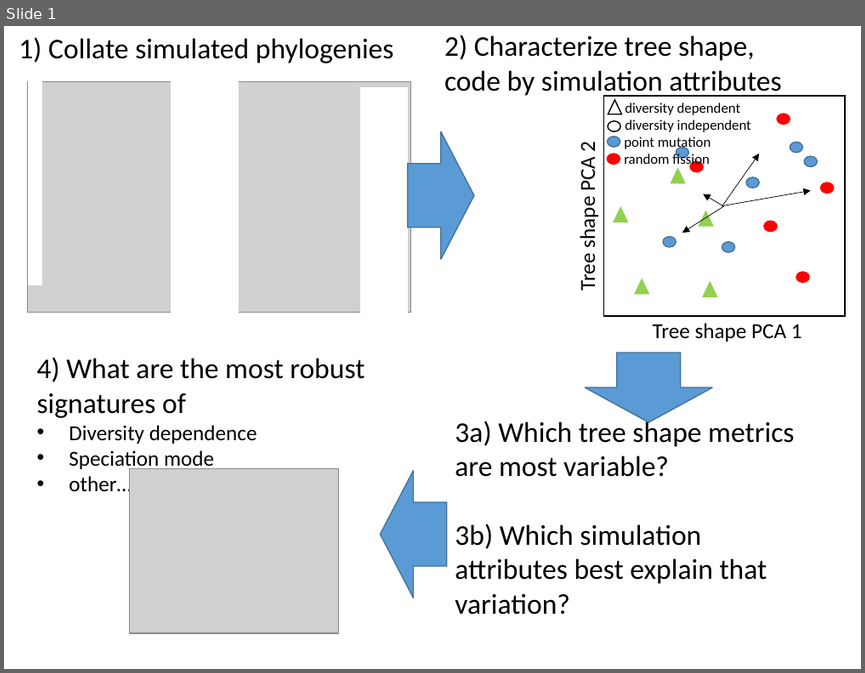
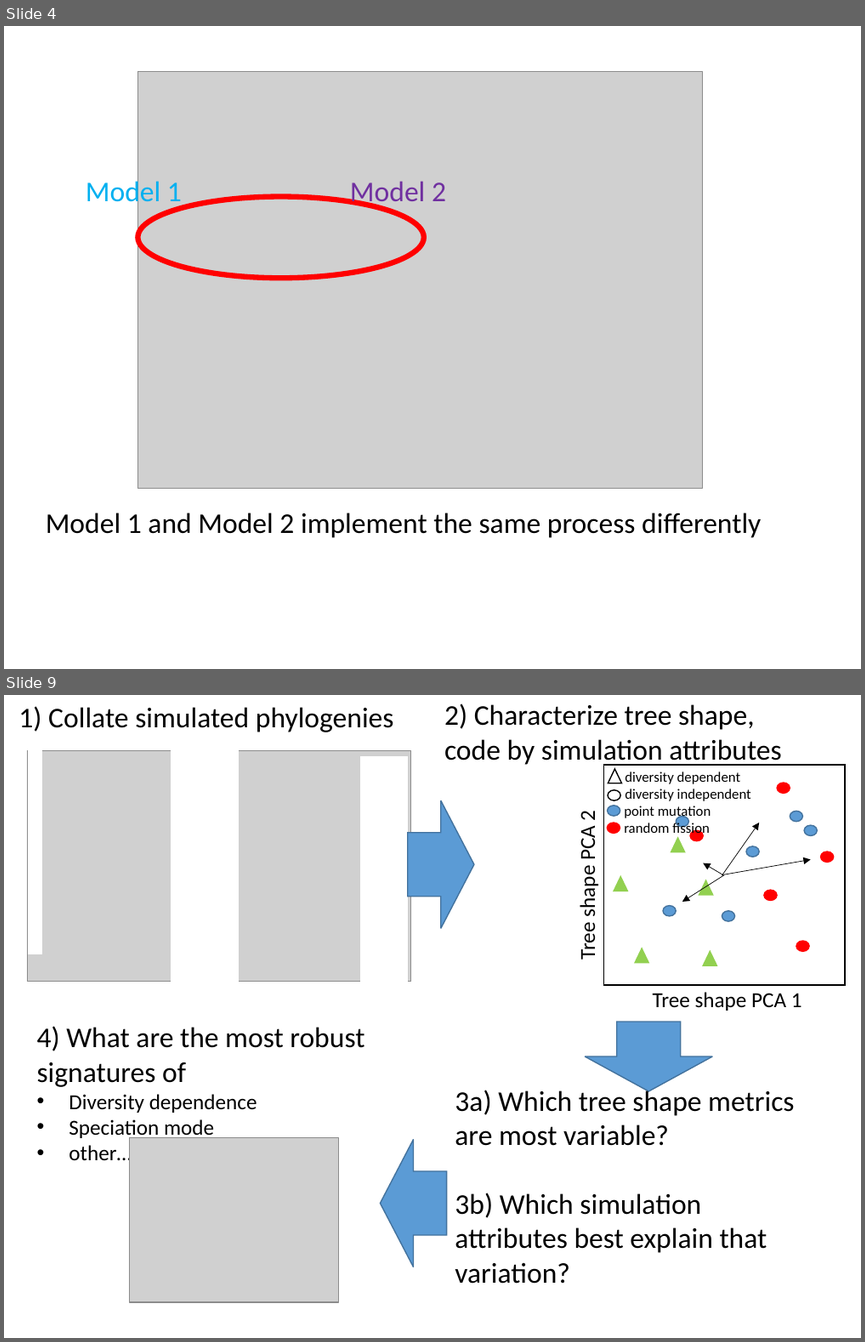
Before and after one commit to sELDIG/SimulationStudy, a slide deck: simulation_output_comparison.pptx. Shown one above the other, each under a label of ours: slide 1 before the commit, slides 4 and 9 after it; the slides between them are not shown. The pictures are 865x673 and 865x1342 pixels, drawn with LibreOffice and Linux fonts; fonts in the diff are those of the drawing; grey boxes stand for pictures. Boxes give left, top, right and bottom in pixels: in the first picture for what was removed or moved away, otherwise in the second. Text is boxed around its words. In the diff, an @@ line names an element or a change of style, - is before the commit and + after.

```diff
--- a/simulation_output_comparison.pptx
+++ b/simulation_output_comparison.pptx
@@ slide 4 added at [4,26,861,669], background #FFFFFF @@
@@ picture added at [137,71,703,488] @@
@@ text added at [86,178,182,209], 24 pt, text #00B0F0 @@
+Model 1
@@ ellipse added at [137,197,424,278], outline #FF0000 4.5 pt @@
@@ text added at [350,181,446,209], 24 pt, text #7030A0 @@
+Model 2
@@ text added at [46,512,760,538], 24 pt, text #000000 @@
+Model 1 and Model 2 implement the same process differently
@@ what was slide 1 is now slide 9 @@
```
Also in this commit, not shown: 12 other slides added.
